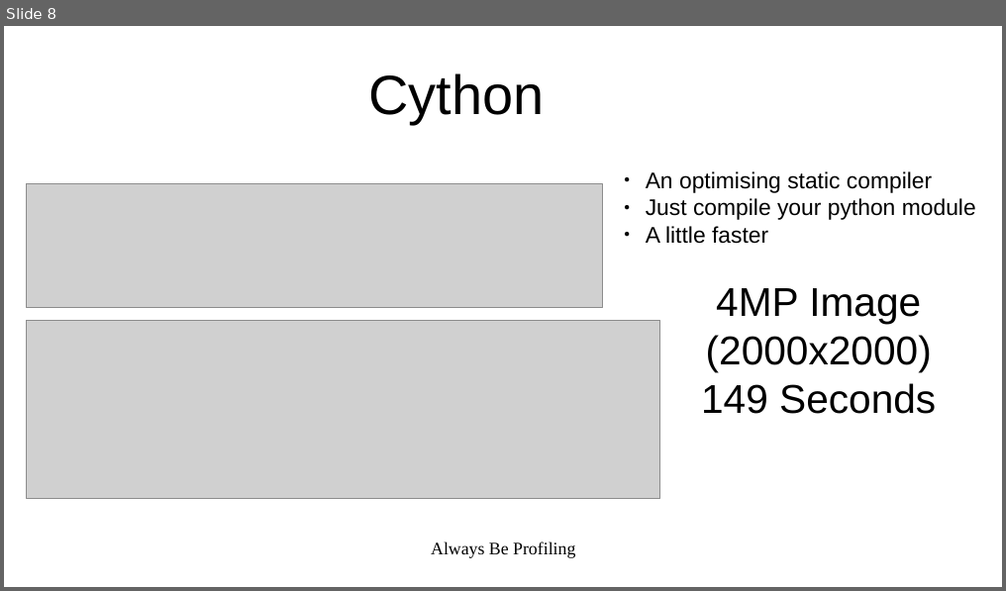
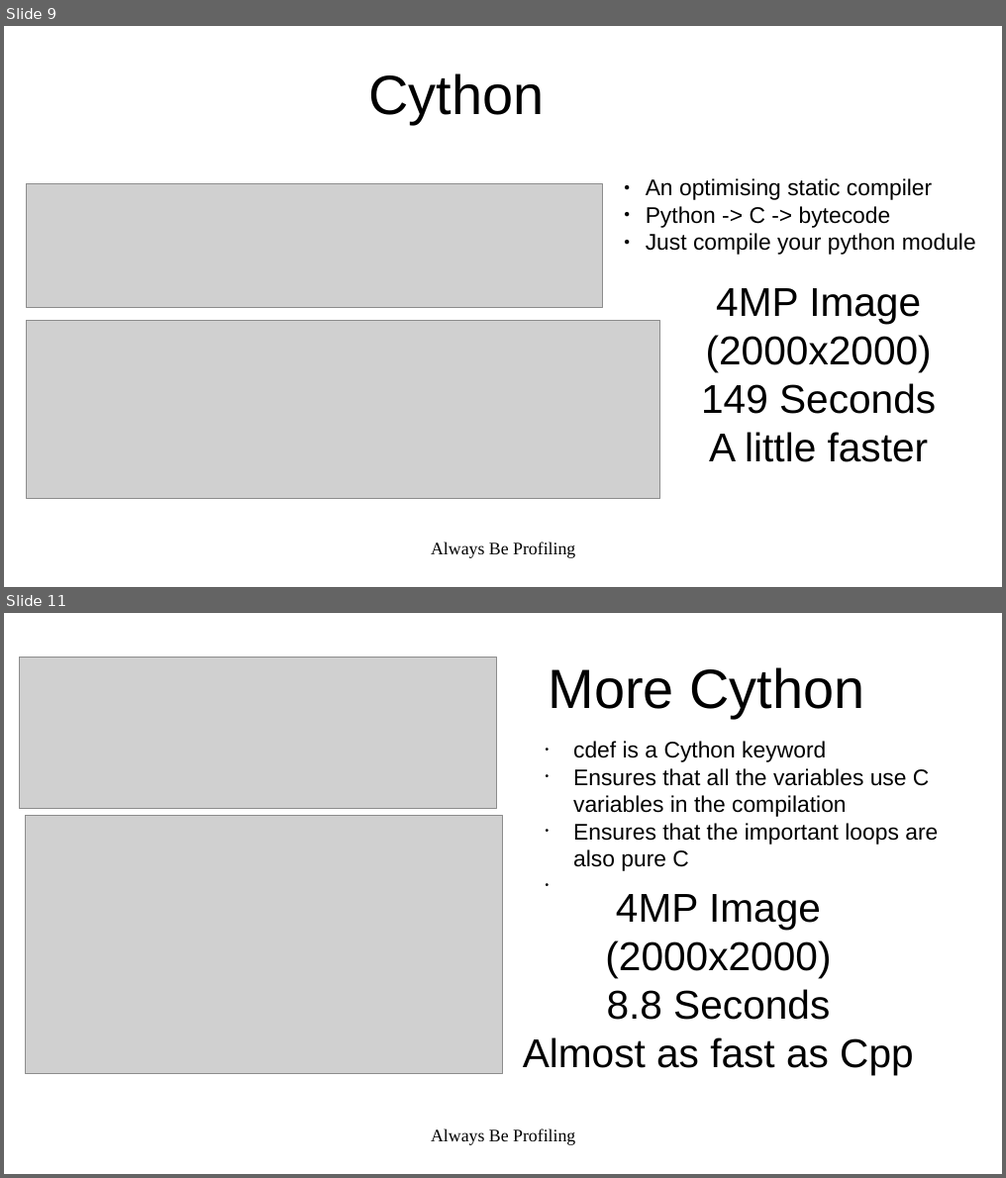
Before and after one commit to calvinloveland/performant-python, a slide deck: Docs/PerformantPython.odp. Shown one above the other, each under a label of ours: slide 8 before the commit, slides 9 and 11 after it; the slides between them are not shown. The pictures are 1006x591 and 1006x1178 pixels, drawn with LibreOffice and Linux fonts; fonts in the diff are those of the drawing; grey boxes stand for pictures. Boxes give left, top, right and bottom in pixels: in the first picture for what was removed or moved away, otherwise in the second. Text is boxed around its words. In the diff, an @@ line names an element or a change of style, - is before the commit and + after.

```diff
--- a/Docs/PerformantPython.odp
+++ b/Docs/PerformantPython.odp
@@ slide 11 added at [4,613,1002,1174], background #FFFFFF @@
@@ picture added at [20,657,497,809] @@
@@ title added at [548,667,864,718], 44 pt, text #000000 @@
+More Cython
@@ text added at [573,741,938,871], 18 pt, text #000000 @@
+• cdef is a Cython keyword
+• Ensures that all the variables use C variables in the compilation
+• Ensures that the important loops are also pure C
@@ picture added at [25,816,502,1074] @@
@@ text added at [523,894,914,1075], 32 pt, text #000000 @@
+4MP Image (2000x2000)
+8.8 Seconds
+Almost as fast as Cpp
@@ text added at [431,1129,575,1146], 14 pt, text #000000 @@
+Always Be Profiling
@@ what was slide 8 is now slide 9 @@
@@ slide 9 changed as well @@
@@ text "An optimising static compiler": place and size @@
-text "An optimising static compiler" at [646,172,976,244]
+text "An optimising static compiler" at [646,178,976,255]
@@ text at [646,178,976,255]: indent changed @@
@@ text at [646,206,891,228]: paragraph added @@
+● Python -> C -> bytecode
@@ text at [646,226,768,244]: paragraph removed @@
-● A little faster
@@ text at [709,432,929,463]: paragraph added @@
+A little faster
```
Also in this commit, not shown: 5 other slides changed, 4 other slides added, 2 slides removed, 1 other file.
